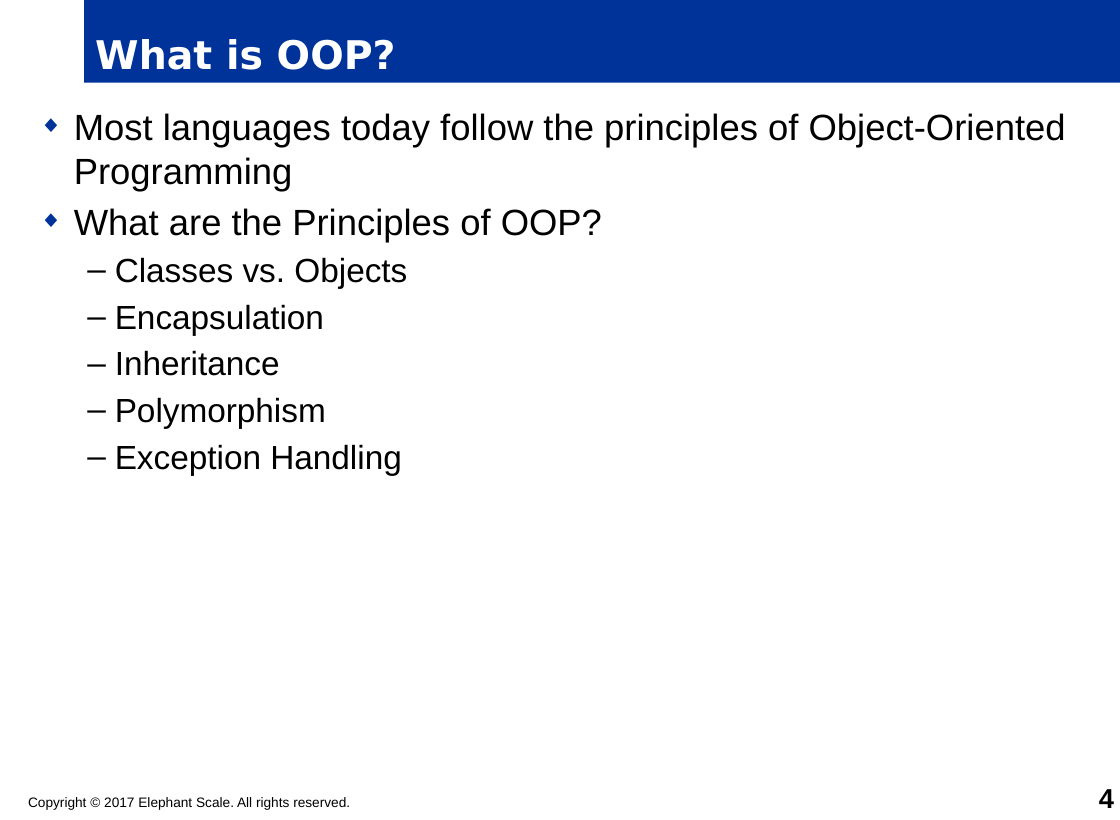
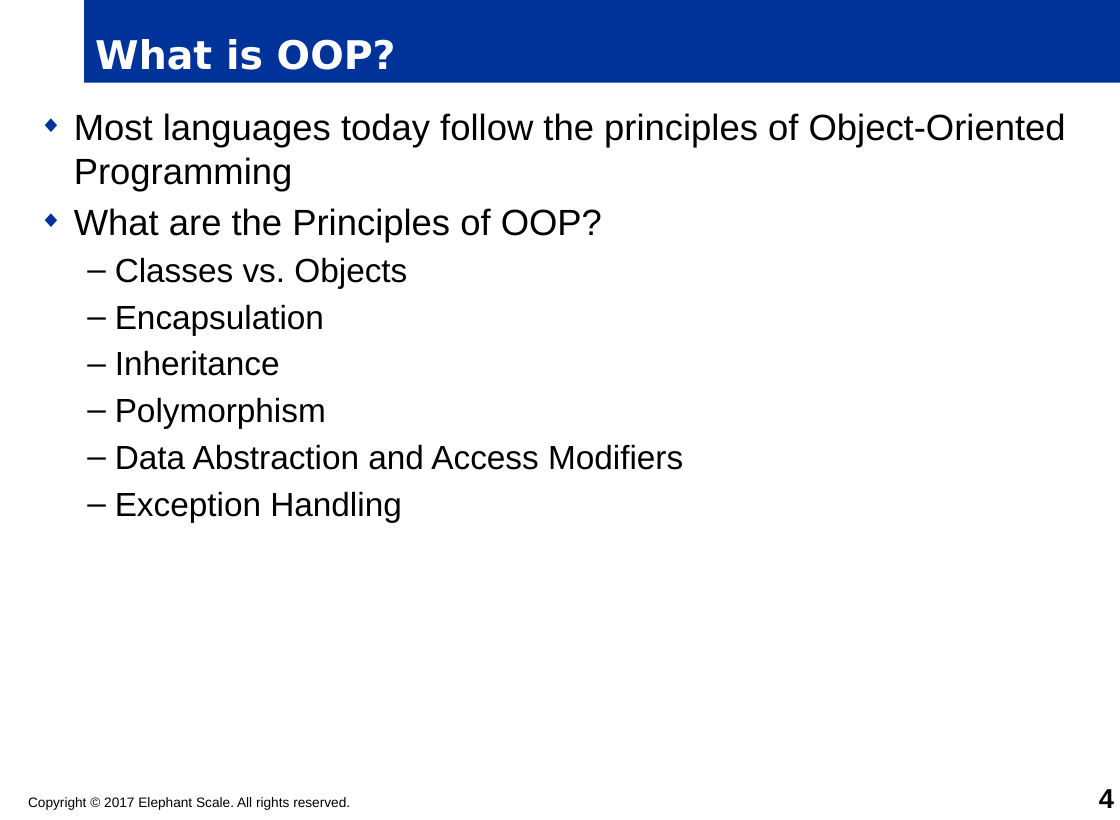
Before and after one commit to timfox456/container-resources, a slide deck: slide 4 of python/python-master/PYTHON-OOP.pptx. Drawn at 1120x820 pixels with LibreOffice and Linux fonts; fonts in the diff are those of the drawing; background and template pictures are left out. Boxes give left, top, right and bottom in pixels: in the first picture for what was removed or moved away, otherwise in the second. Text is boxed around its words. In the diff, an @@ line names an element or a change of style, - is before the commit and + after.

```diff
--- a/python/python-master/PYTHON-OOP.pptx
+++ b/python/python-master/PYTHON-OOP.pptx
@@ text at bbox=[115, 444, 683, 470]: paragraph added @@
+  – Data Abstraction and Access Modifiers
```
Also in this commit, not shown: 2 other slides changed, 15 slides added, 6 other files.
